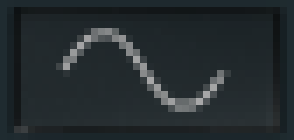
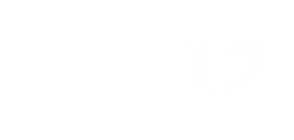
The second w=294, h=140 image is a revision of the first. Changes to its layers:
hid "glaspanel_mid.png" over left=7, top=0, right=287, bottom=140
hid "Sine" over left=56, top=28, right=231, bottom=112
renamed "Stair3" to "Stair12", showed it, moved it above "WD1", painted on it over left=56, top=28, right=266, bottom=112
hid "Layer" over left=0, top=0, right=294, bottom=140
